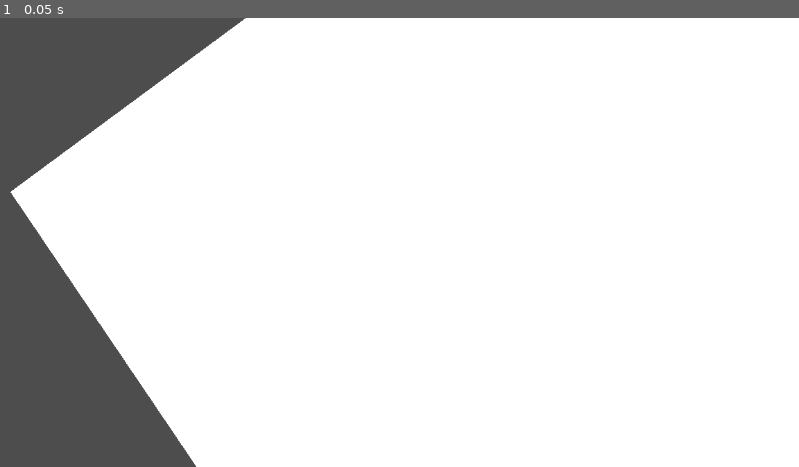
Above: before the commit, frame 1.
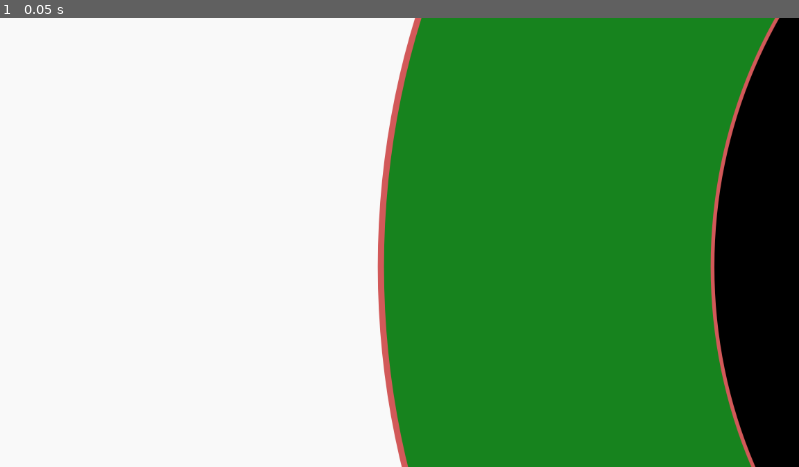
Above: after the commit, the same moment.

Repository: yourname3/eyegame
Game: Godot game, scene res://game.tscn
Same seed, same stepped clock (60 frames per second), same inputs: the game is played once before the commit and once after it. The project has no main scene, so this scene is started directly.
Inputs:
- Up to frame 1 (0.05 s): no input

The runs differ from the first frame. In frame 1, 66% of the frame differs, in the area x 0-100%, y 0-100%.

Commit message:
Eyeball sprite

Diff:
--- /dev/null
+++ b/eyeball/eyeball.svg
@@ -0,0 +1,60 @@
+<?xml version="1.0" encoding="UTF-8" standalone="no"?>
+<!-- Created with Inkscape (http://www.inkscape.org/) -->
+
+<svg
+   width="1584.2798mm"
+   height="674.40253mm"
+   viewBox="0 0 1584.2798 674.40253"
+   version="1.1"
+   id="svg1"
+   inkscape:version="1.4 (86a8ad7, 2024-10-11)"
+   sodipodi:docname="eyeball.svg"
+   xmlns:inkscape="http://www.inkscape.org/namespaces/inkscape"
+   xmlns:sodipodi="http://sodipodi.sourceforge.net/DTD/sodipodi-0.dtd"
+   xmlns="http://www.w3.org/2000/svg"
+   xmlns:svg="http://www.w3.org/2000/svg">
+  <sodipodi:namedview
+     id="namedview1"
+     pagecolor="#505050"
+     bordercolor="#eeeeee"
+     borderopacity="1"
+     inkscape:showpageshadow="0"
+     inkscape:pageopacity="0"
+     inkscape:pagecheckerboard="0"
+     inkscape:deskcolor="#505050"
+     inkscape:document-units="mm"
+     inkscape:zoom="0.13752543"
+     inkscape:cx="2046.8942"
+     inkscape:cy="1799.6672"
+     inkscape:window-width="2560"
+     inkscape:window-height="1494"
+     inkscape:window-x="-11"
+     inkscape:window-y="-11"
+     inkscape:window-maximized="1"
+     inkscape:current-layer="layer1" />
+  <defs
+     id="defs1" />
+  <g
+     inkscape:label="Layer 1"
+     inkscape:groupmode="layer"
+     id="layer1"
+     transform="translate(9.590611,166.52328)">
+    <path
+       style="fill:#f9f9f9;stroke:#d25959;stroke-width:2.38125;stroke-linecap:square;stroke-miterlimit:12.9"
+       d="M -7.6955464,152.94898 C 264.53441,-55.792711 491.66546,-168.00513 807.27671,-165.28435 1122.888,-162.56356 1485.5495,68.019665 1572.6146,130.59775 1186.2629,394.51405 1158.5297,486.614 835.25802,505.43931 493.40195,525.34685 168.75304,302.78434 -7.6955464,152.94898 Z"
+       id="path1"
+       sodipodi:nodetypes="cscsc" />
+    <circle
+       style="fill:#17831e;fill-opacity:1;stroke:#d25959;stroke-width:2.38125;stroke-linecap:square;stroke-miterlimit:12.9"
+       id="path2"
+       cx="759.93524"
+       cy="176.99757"
+       r="321.28906" />
+    <circle
+       style="fill:#000000;fill-opacity:1;stroke:#d25959;stroke-width:1.44363;stroke-linecap:square;stroke-miterlimit:12.9"
+       id="circle2"
+       cx="759.93524"
+       cy="176.99757"
+       r="194.78136" />
+  </g>
+</svg>
--- a/game.tscn
+++ b/game.tscn
@@ -1,6 +1,9 @@
-[gd_scene format=3 uid="uid://cll6r826wc603"]
+[gd_scene load_steps=2 format=3 uid="uid://cll6r826wc603"]
+
+[ext_resource type="Texture2D" uid="uid://ie1vrw1yoboa" path="res://eyeball/eyeball.svg" id="1_80nbo"]
 
 [node name="Node2D" type="Node2D"]
 
-[node name="Polygon2D" type="Polygon2D" parent="."]
-polygon = PackedVector2Array(15, 251, 414, -44, 931, -258, 1666, -457, 2472, -495, 3390, -434, 4374, -206, 4924, 61, 5103, 420, 4935, 739, 4452, 995, 3529, 1228, 2561, 1328, 1749, 1330, 876, 1031, 297, 668)
+[node name="Eyeball" type="Sprite2D" parent="."]
+position = Vector2(1849, 335)
+texture = ExtResource("1_80nbo")
Not shown, added: eyeball/eyeball.svg.import
